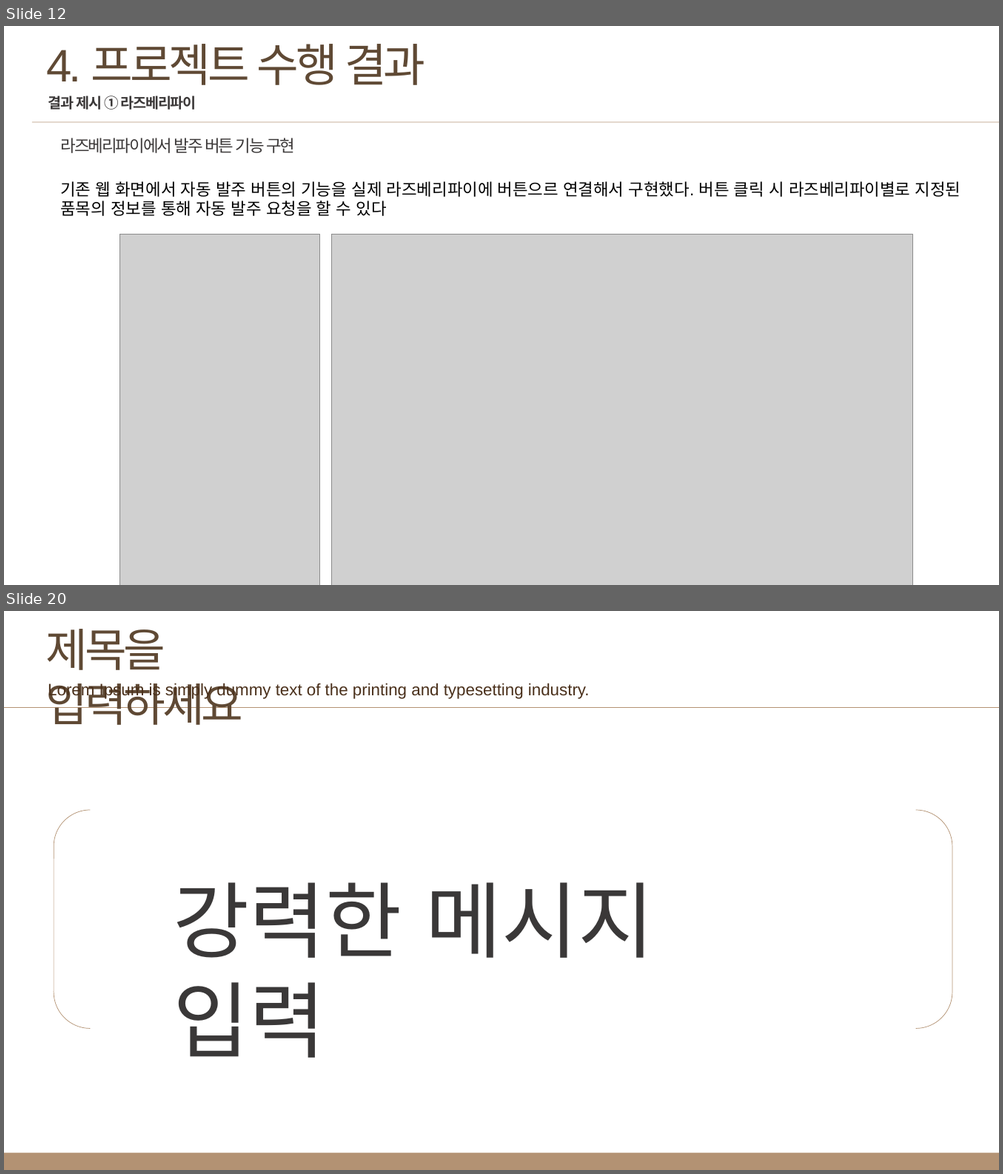
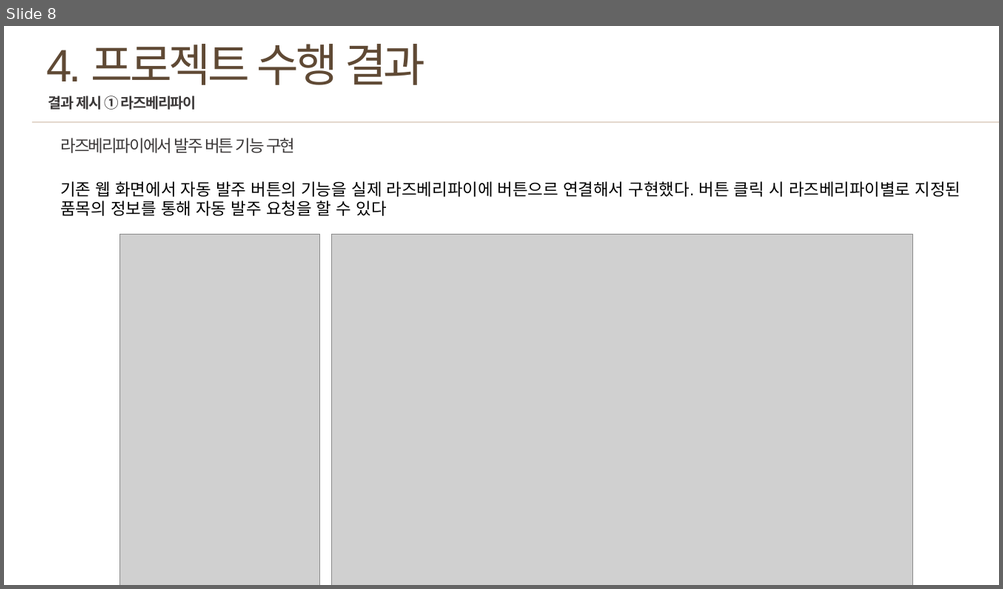
Before and after one commit to Haecms/TEST, a slide deck: 보고서.pptx. Shown one above the other, each under a label of ours: slides 12 and 20 before the commit, slide 8 after it; the slides between them are not shown. The pictures are 1003x1174 and 1003x589 pixels, drawn with LibreOffice and Linux fonts; fonts in the diff are those of the drawing; grey boxes stand for pictures. Boxes give left, top, right and bottom in pixels: in the first picture for what was removed or moved away, otherwise in the second. Text is boxed around its words. In the diff, an @@ line names an element or a change of style, - is before the commit and + after.

```diff
--- a/보고서.pptx
+++ b/보고서.pptx
@@ slide 20 removed at <box>4,611,999,1170</box>, background #FFFFFF @@
@@ text removed at <box>46,629,244,725</box> @@
-제목을 입력하세요
@@ text removed at <box>48,682,589,699</box> @@
-Lorem Ipsum is simply dummy text of the printing and typesetting industry.
@@ line removed from (4, 707) to (999, 707) @@
@@ bracket pair removed at <box>54,810,952,1029</box> @@
@@ text removed at <box>173,883,654,1058</box> @@
-강력한 메시지 입력
@@ rectangle removed at <box>4,1153,999,1170</box> @@
@@ what was slide 12 is now slide 8 @@
```
Also in this commit, not shown: 3 slides changed, 1 slide added, 20 other slides removed, 7 other files.
